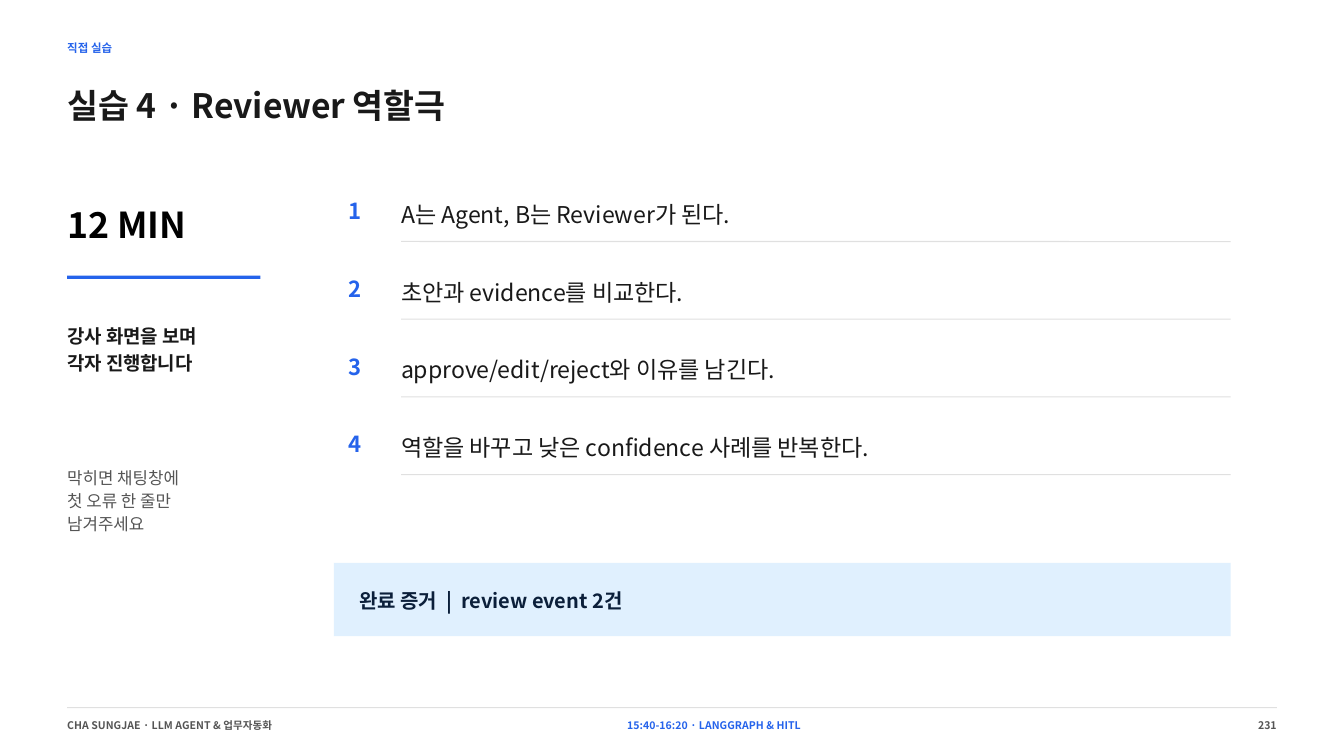
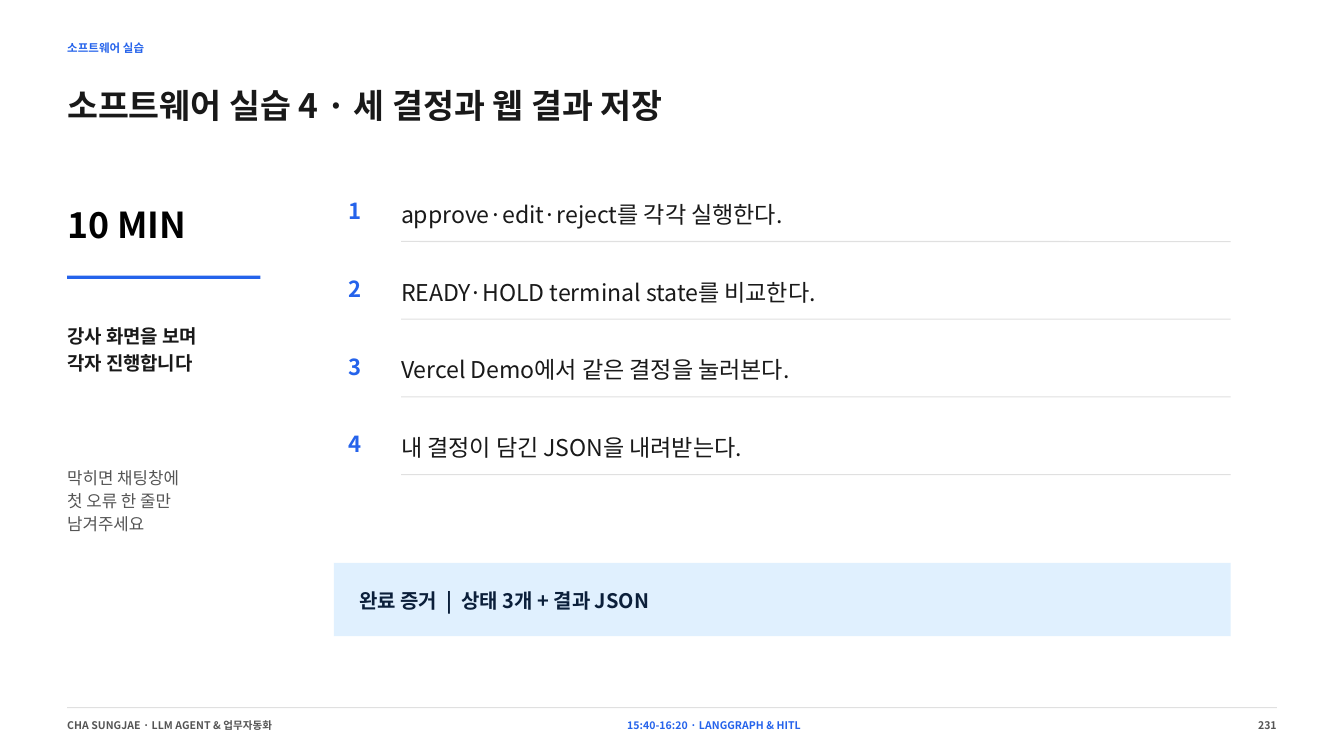
Before and after one commit to smilesjcha/llm-agent-and-workflow-automation, a slide deck: slide 231 of slides/IPA_LLM_Agent_업무자동화_Day1_2026-08-23_MUSINSA_PARTS_270p.pptx. Drawn at 1344x756 pixels with LibreOffice and Linux fonts; fonts in the diff are those of the drawing. Boxes give left, top, right and bottom in pixels: in the first picture for what was removed or moved away, otherwise in the second. Text is boxed around its words. In the diff, an @@ line names an element or a change of style, - is before the commit and + after.

```diff
--- a/slides/IPA_LLM_Agent_업무자동화_Day1_2026-08-23_MUSINSA_PARTS_270p.pptx
+++ b/slides/IPA_LLM_Agent_업무자동화_Day1_2026-08-23_MUSINSA_PARTS_270p.pptx
@@ text at <box>67,42,144,53</box>: text changed @@
-직접 실습
+소프트웨어 실습
@@ text at <box>67,89,663,121</box>: text changed @@
-실습 4 · Reviewer 역할극
+소프트웨어 실습 4 · 세 결정과 웹 결과 저장
@@ text at <box>401,204,782,229</box>: text changed @@
-A는 Agent, B는 Reviewer가 된다.
+approve·edit·reject를 각각 실행한다.
@@ text at <box>67,211,186,239</box>: text changed @@
-12 MIN
+10 MIN
@@ text at <box>401,282,816,303</box>: text changed @@
-초안과 evidence를 비교한다.
+READY·HOLD terminal state를 비교한다.
@@ text at <box>401,359,789,380</box>: text changed @@
-approve/edit/reject와 이유를 남긴다.
+Vercel Demo에서 같은 결정을 눌러본다.
@@ text at <box>401,437,742,458</box>: text changed @@
-역할을 바꾸고 낮은 confidence 사례를 반복한다.
+내 결정이 담긴 JSON을 내려받는다.
@@ text at <box>359,591,649,610</box>: text changed @@
-완료 증거 | review event 2건
+완료 증거 | 상태 3개 + 결과 JSON
```
Also in this commit, not shown: 88 other slides changed, 5 other files.
